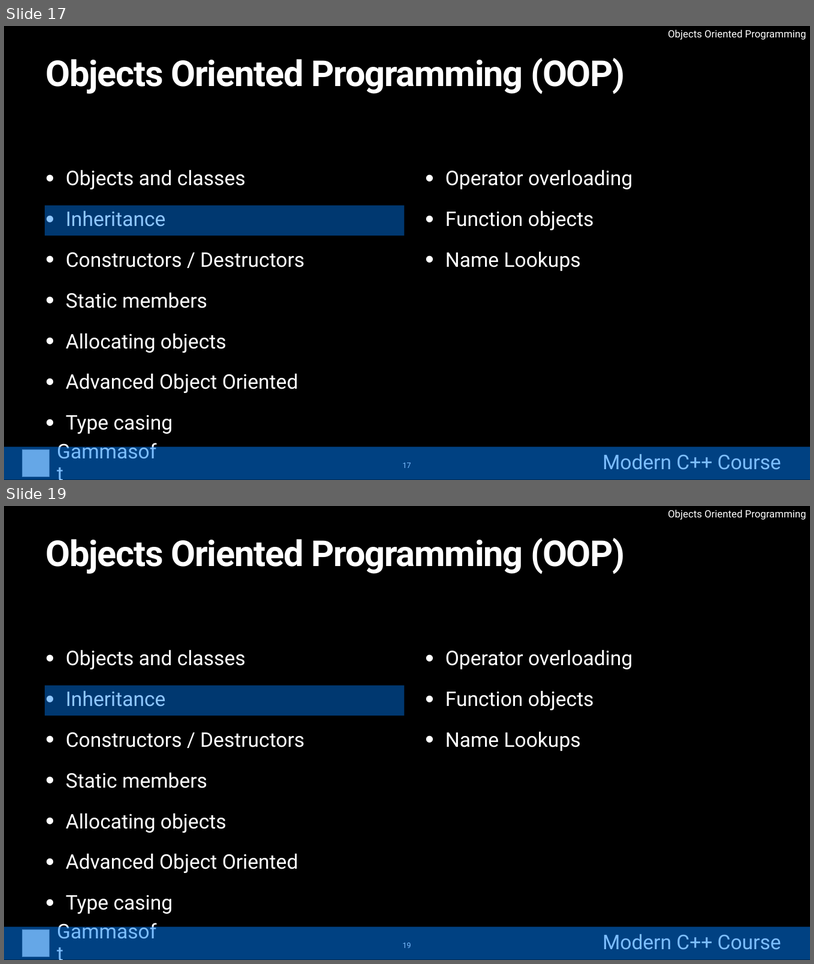
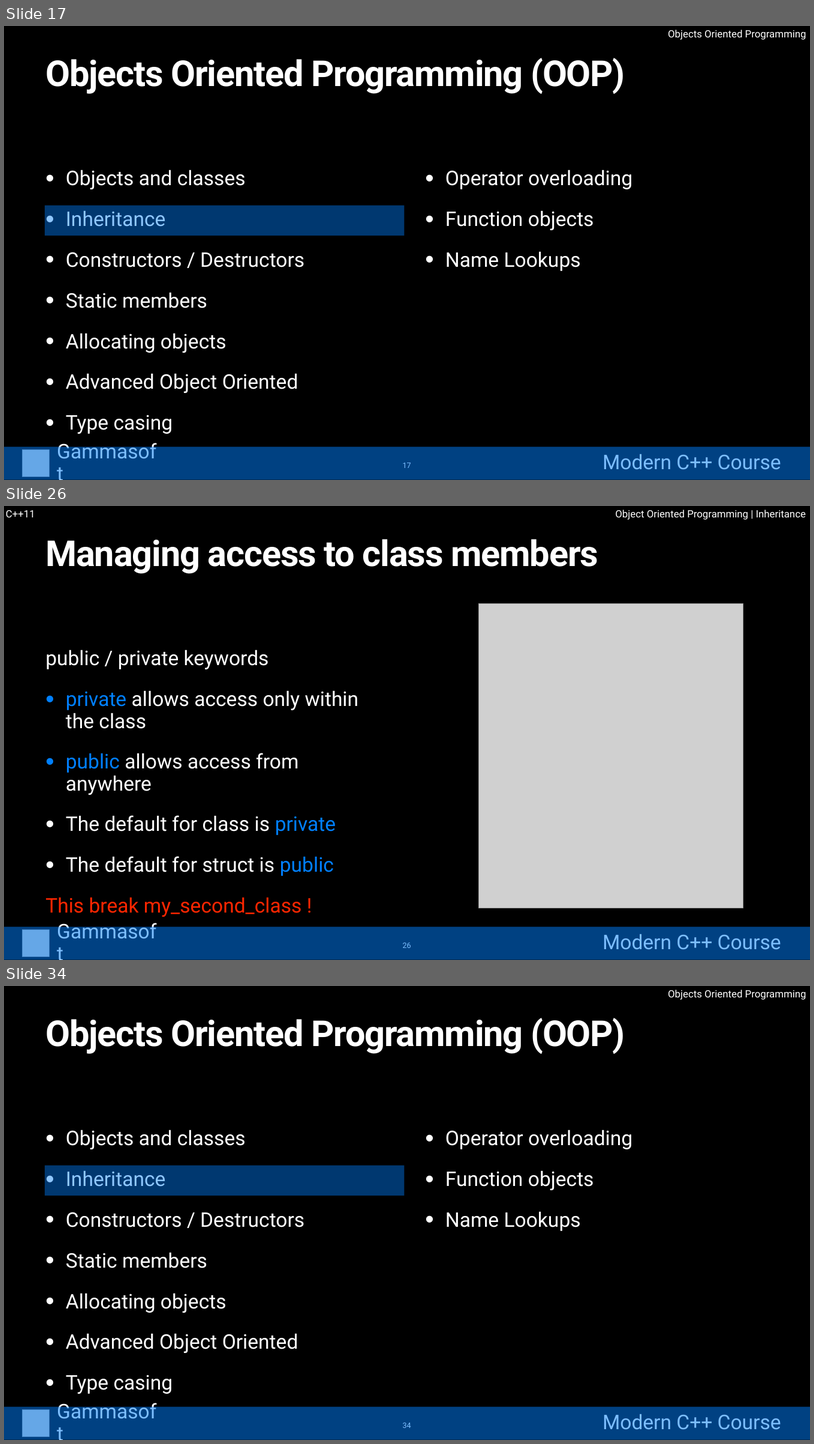
Before and after one commit to gammasoft71/cpp_modern_course, a slide deck: course/powerpoints/object_oriented_programming.pptx. Shown one above the other, each under a label of ours: slides 17 and 19 before the commit, slides 17, 26 and 34 after it; the slides between them are not shown. The pictures are 814x964 and 814x1444 pixels, drawn with LibreOffice and Linux fonts; fonts in the diff are those of the drawing; grey boxes stand for pictures. Boxes give left, top, right and bottom in pixels: in the first picture for what was removed or moved away, otherwise in the second. Text is boxed around its words. In the diff, an @@ line names an element or a change of style, - is before the commit and + after.

```diff
--- a/course/powerpoints/object_oriented_programming.pptx
+++ b/course/powerpoints/object_oriented_programming.pptx
@@ slide 26 added at [4,506,810,960], background #000000 @@
@@ text added at [6,510,35,517], 24 pt, text #FFFFFF @@
+C++11
@@ text added at [615,510,806,520], 24 pt, text #FFFFFF @@
+Object Oriented Programming | Inheritance
@@ title added at [45,539,599,574], 85 pt, text #FFFFFF, bold @@
+Managing access to class members
@@ picture added at [479,604,743,908] @@
@@ text added at [45,649,359,916], 48 pt, text #FFFFFF @@
+public / private keywords
+• private allows access only within the class
+• public allows access from anywhere
+• The default for class is private
+• The default for struct is public
+This break my_second_class !
@@ group added at [4,926,810,959]: 2 texts, 1 picture, 1 rectangle @@
+Gammasoft
+Modern C++ Course
@@ page number added at [403,942,411,948], 18 pt, text #FFFFFF @@
+26
@@ what was slide 19 is now slide 34 @@
@@ page number at [403,1422,411,1428]: text changed @@
-19
+34
```
Also in this commit, not shown: 4 slides changed, 14 other slides added.
